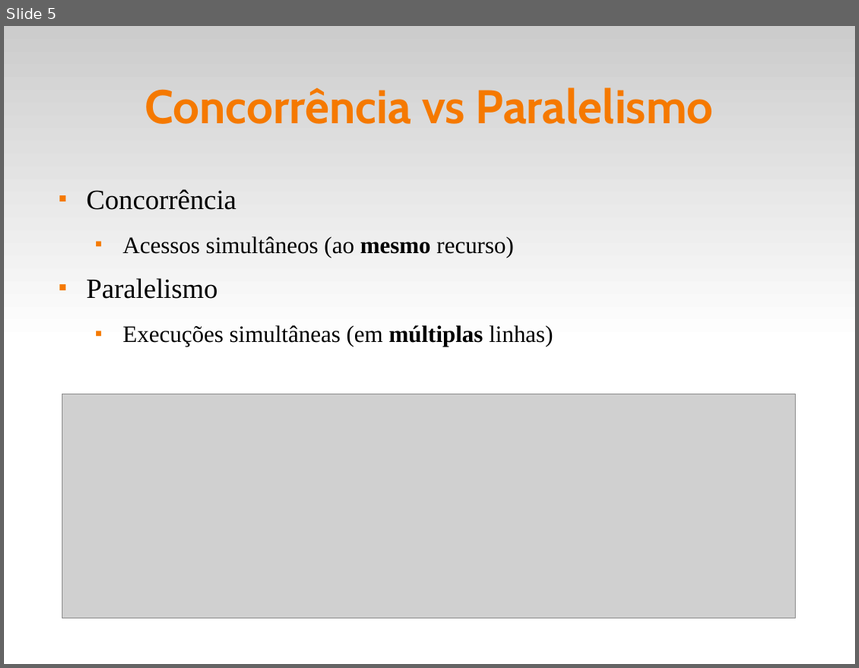
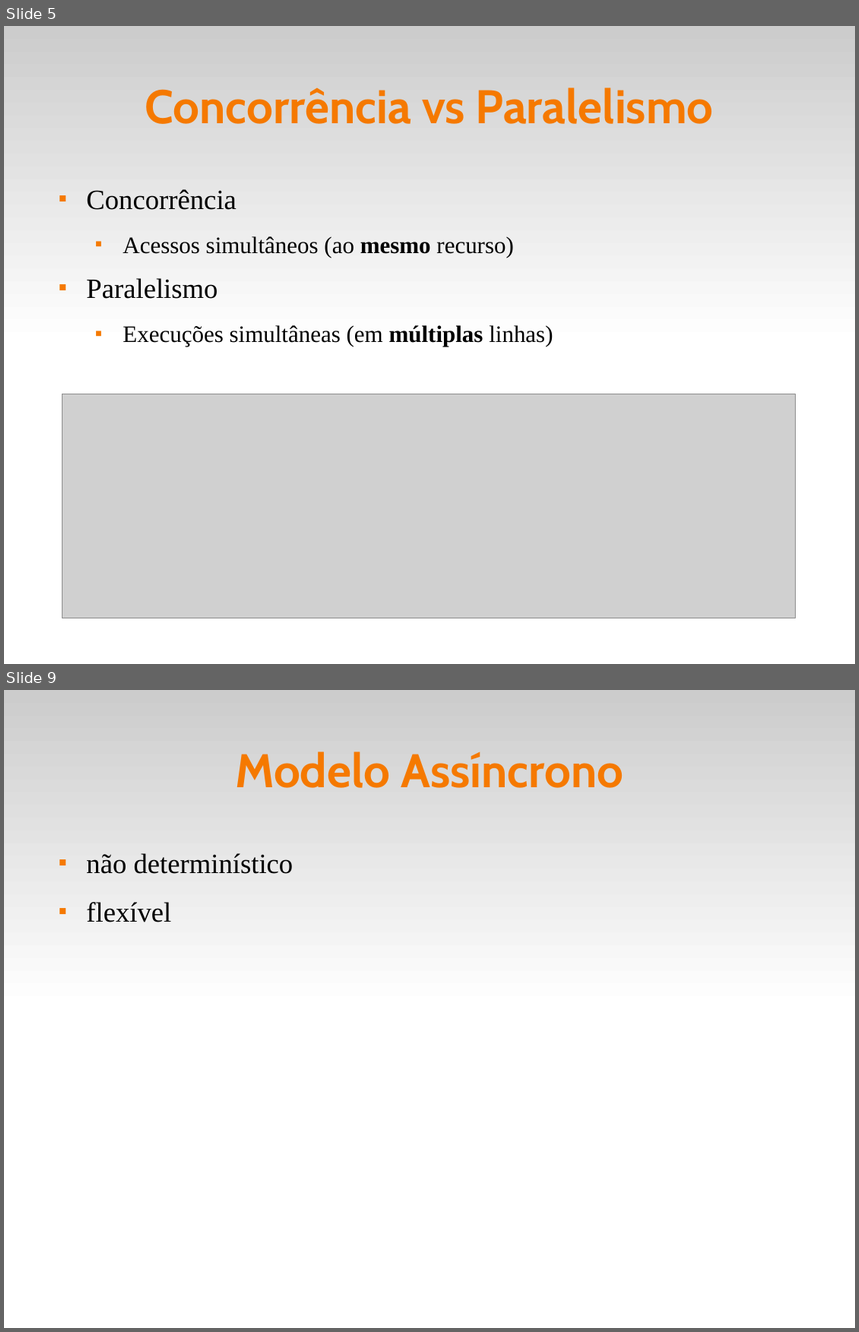
Before and after one commit to fsantanna-uerj/reativos, a slide deck: slides/01_reativos.odp. Shown one above the other, each under a label of ours: slide 5 before the commit, slides 5 and 9 after it; the slides between them are not shown. The pictures are 859x668 and 859x1332 pixels, drawn with LibreOffice and Linux fonts; fonts in the diff are those of the drawing; grey boxes stand for pictures. Boxes give left, top, right and bottom in pixels: in the first picture for what was removed or moved away, otherwise in the second. Text is boxed around its words. In the diff, an @@ line names an element or a change of style, - is before the commit and + after.

```diff
--- a/slides/01_reativos.odp
+++ b/slides/01_reativos.odp
@@ slide 9 added at box(4, 690, 855, 1328), background #FFFFFF; not listed: 1 template element that a slide beside it also shows @@
@@ title added at box(235, 752, 623, 788), 44 pt, text #F57900, bold @@
+Modelo Assíncrono
@@ text added at box(86, 853, 294, 923), 26 pt, text #000000 @@
+■ não determinístico
+■ flexível
```
Also in this commit, not shown: 2 slides changed, 1 other slide added, 1 slide removed, 2 other files.
